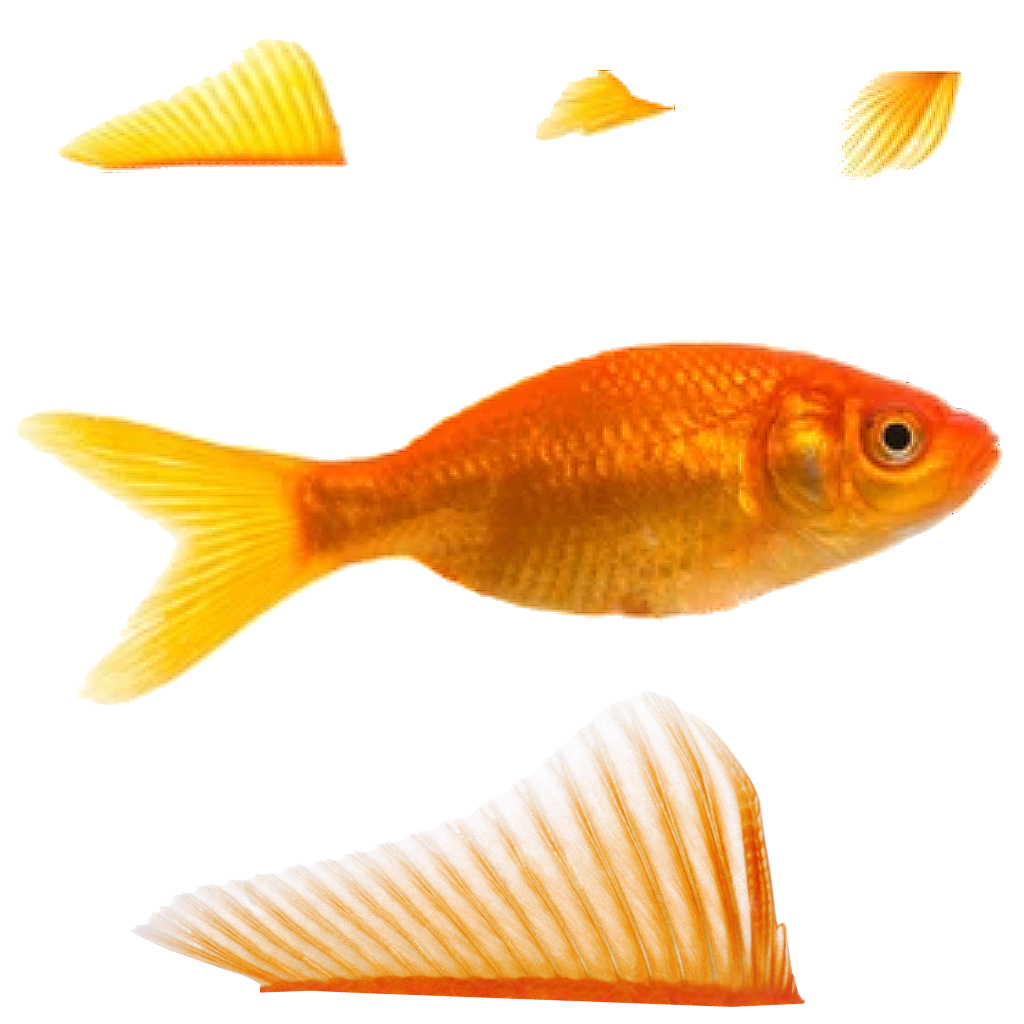
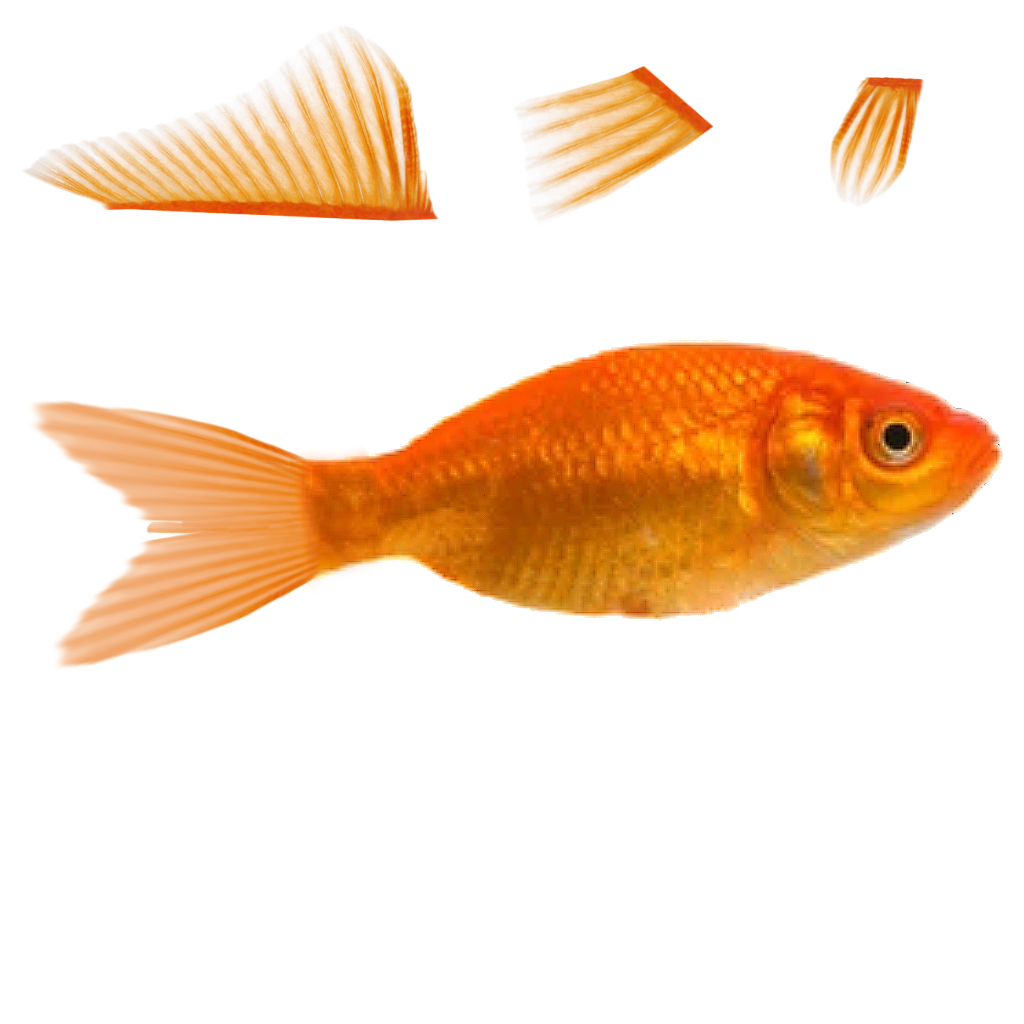
Layer changes from the first 1024px x 1024px image to the second:
added group "Folder 1" with 7 layers above "Layer 9" over [20, 25, 963, 716]
added layer "Layer 10 copy 2" in group "Folder 1" over [289, 446, 385, 597]
added layer "Layer 7 copy" in group "Folder 1" over [829, 77, 931, 206]
added layer "Layer 7" in group "Folder 1" over [514, 65, 714, 226]
added layer "Layer 2 copy 3" (50%) in group "Folder 1" over [57, 420, 321, 658]
added layer "Layer 2 copy 2" in group "Folder 1" over [23, 399, 326, 707]
moved "Layer 2" into group "Folder 1", painted on it over [20, 25, 806, 1008]
moved "Layer 0" into group "Folder 1", painted on it over [15, 399, 680, 707]
hid "Layer 3" over [58, 38, 348, 173]
hid "Layer 4" over [535, 70, 675, 142]
hid "Layer 5" over [838, 70, 963, 181]
added layer "Layer 10" over [15, 25, 963, 1008]
